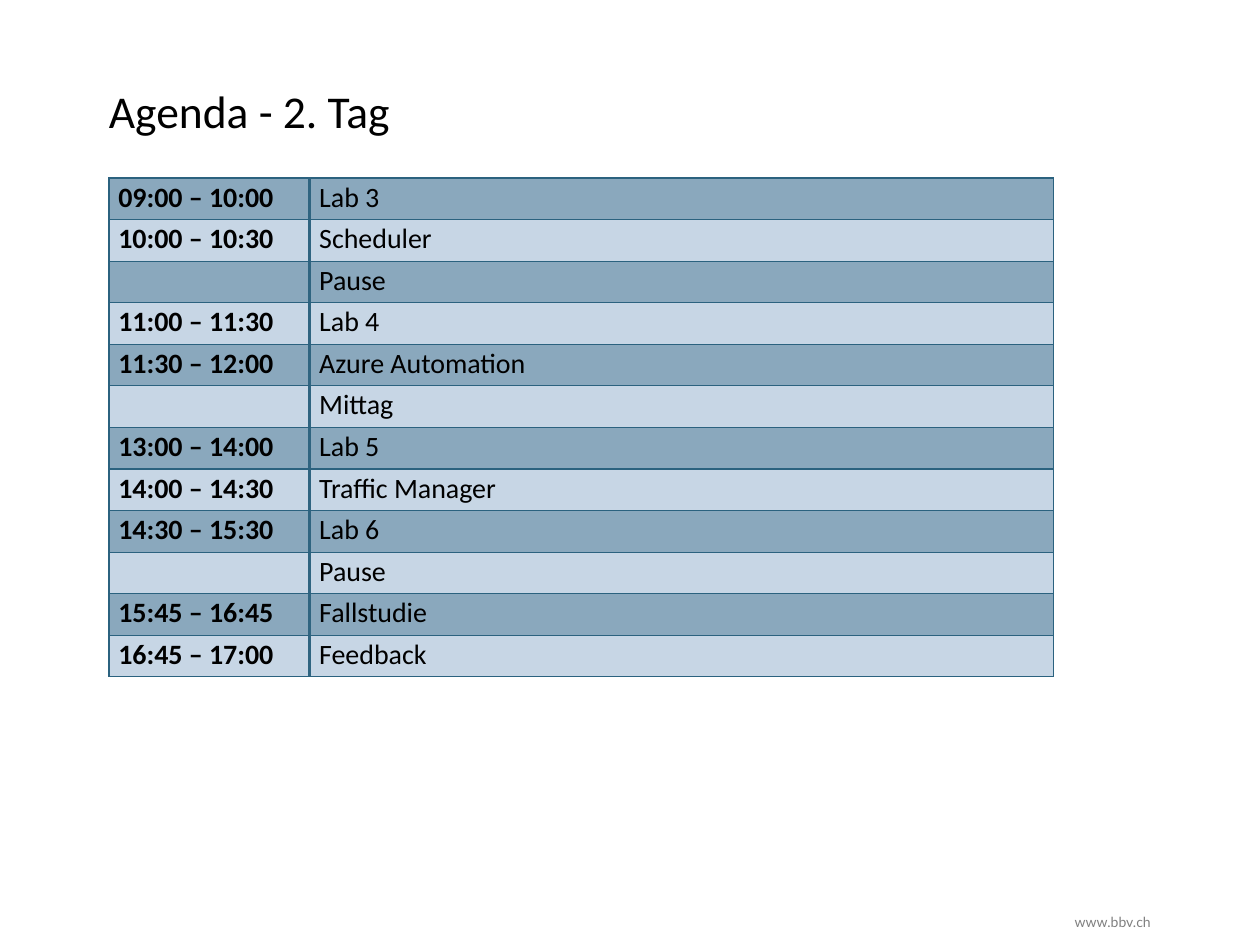
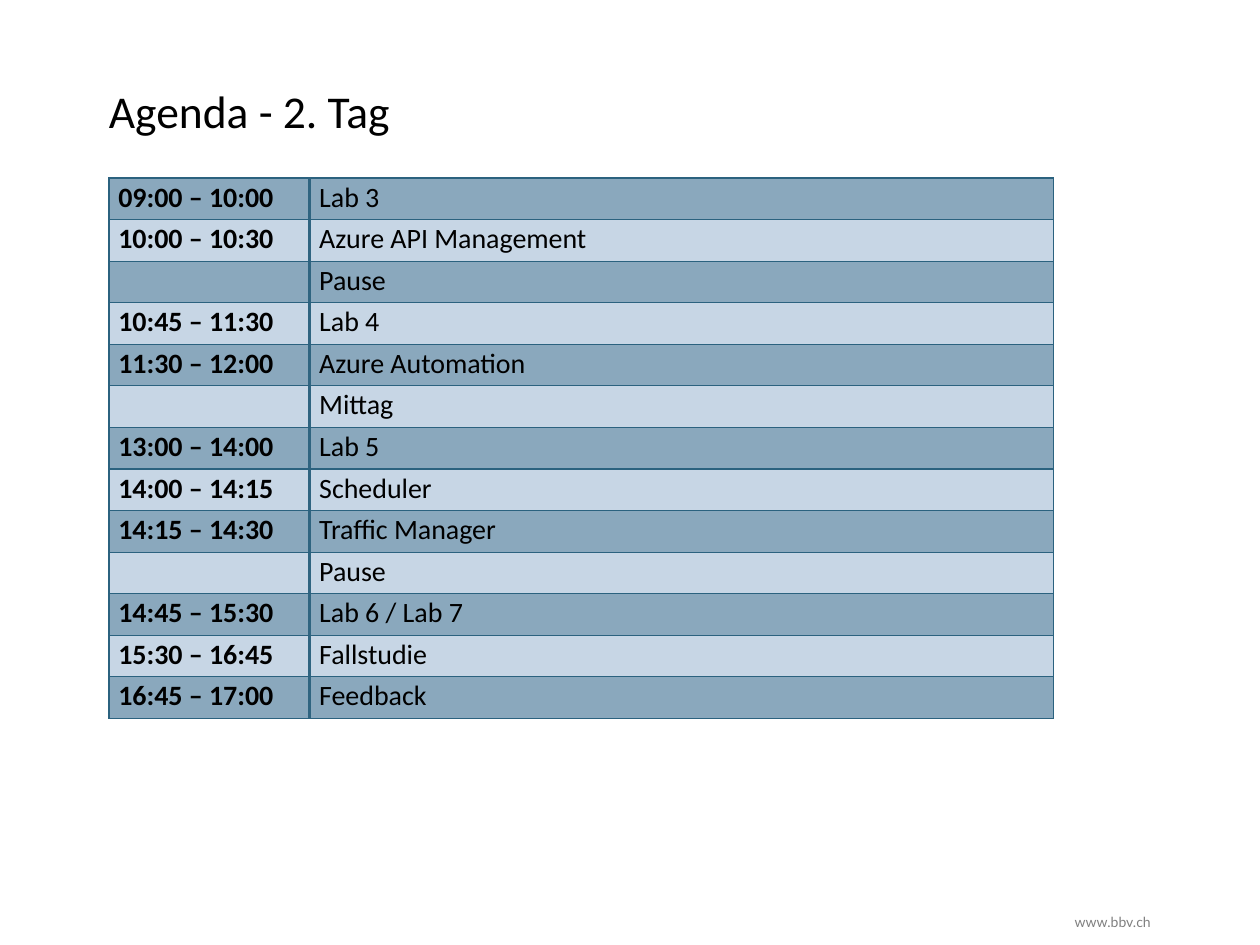
Before and after one commit to rolandkru/bbvAcademyAzure, a slide deck: slide 6 of slides/00_Agenda.pptx. Drawn at 1260x945 pixels with LibreOffice and Linux fonts; fonts in the diff are those of the drawing; background and template pictures are left out. Boxes give left, top, right and bottom in pixels: in the first picture for what was removed or moved away, otherwise in the second. Text is boxed around its words. In the diff, an @@ line names an element or a change of style, - is before the commit and + after.

```diff
--- a/slides/00_Agenda.pptx
+++ b/slides/00_Agenda.pptx
@@ table at [108,178,1052,718] @@
-row 2, column 2: Scheduler
+row 2, column 2: Azure API Management
-row 4, column 1: 11:00 – 11:30
+row 4, column 1: 10:45 – 11:30
-row 8, column 1: 14:00 – 14:30
+row 8, column 1: 14:00 – 14:15
-row 8, column 2: Traffic Manager
+row 8, column 2: Scheduler
-row 9, column 1: 14:30 – 15:30
+row 9, column 1: 14:15 – 14:30
-row 9, column 2: Lab 6
+row 9, column 2: Traffic Manager
-row 11: 15:45 – 16:45 | Fallstudie
+row 11: 14:45 – 15:30 | Lab 6 / Lab 7
+row 12: 15:30 – 16:45 | Fallstudie
```
Also in this commit, not shown: 1 other slide changed, 13 other files.
